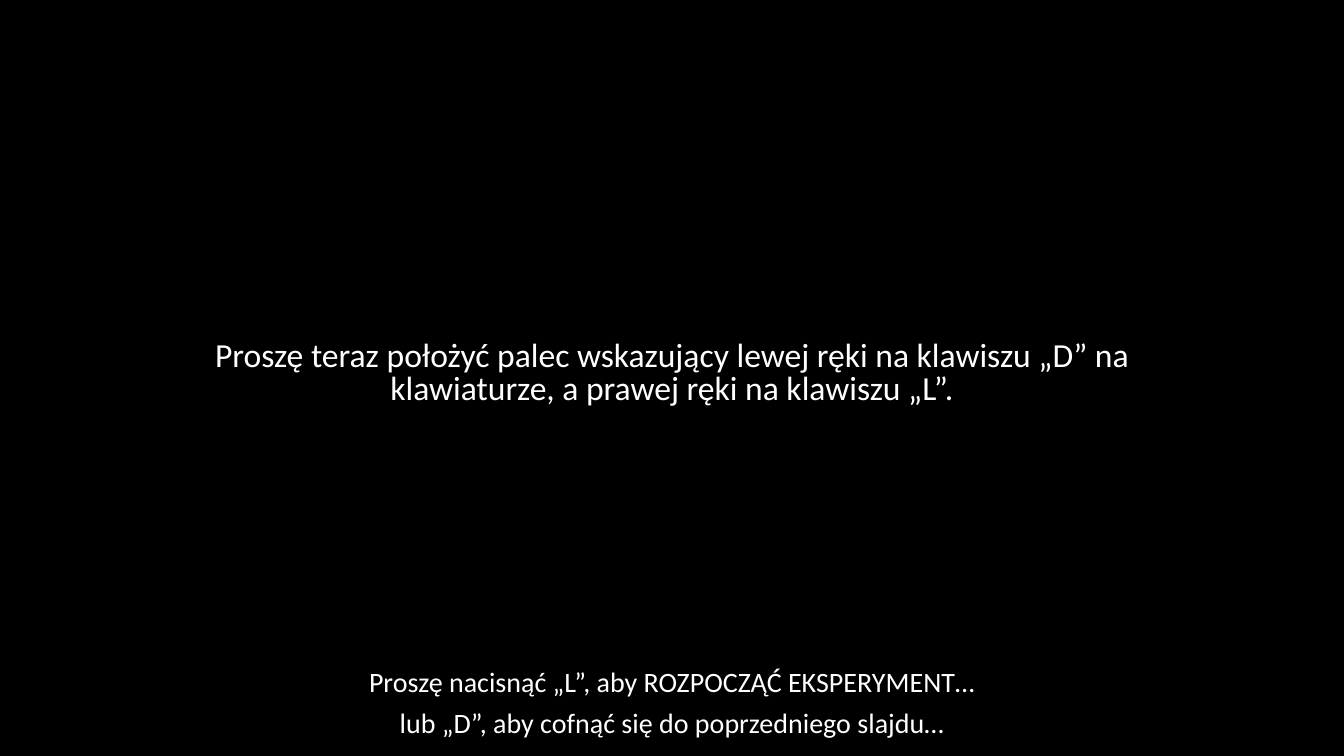
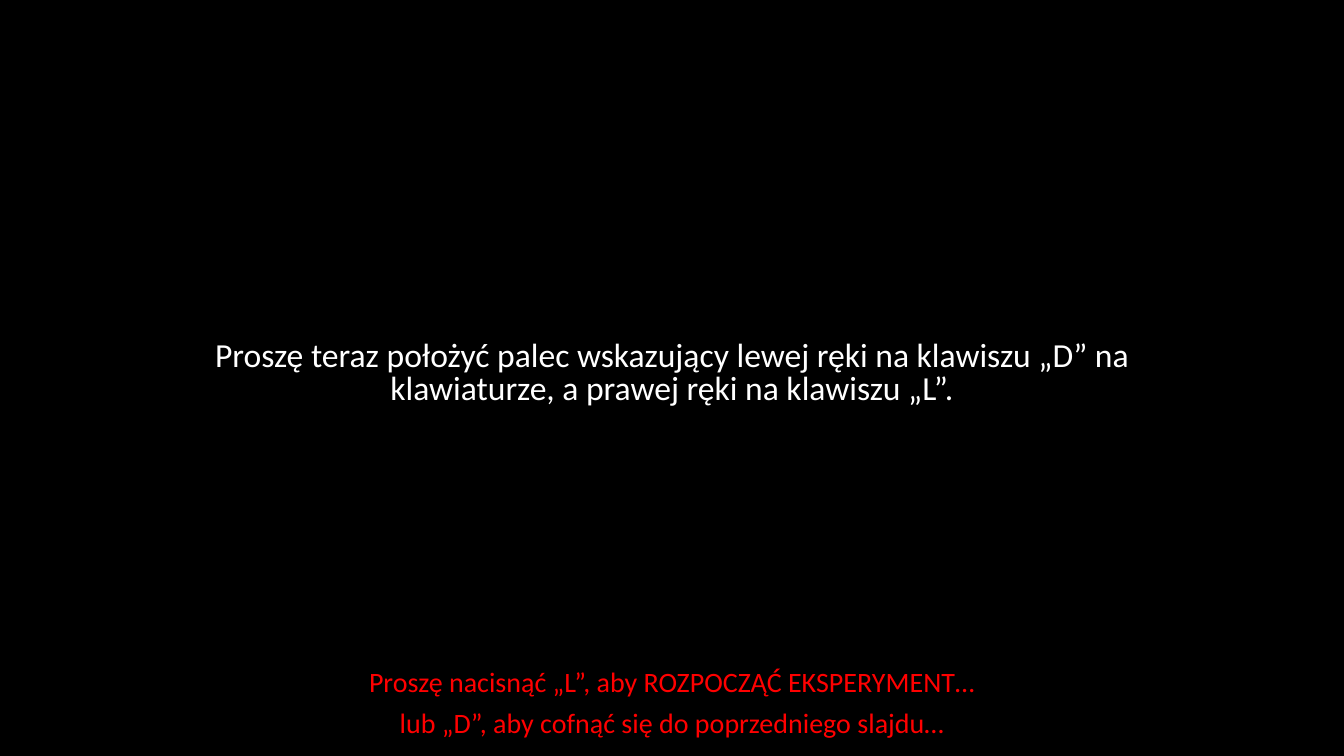
Before and after one commit to mmagnuski/senofag, a slide deck: slide 17 of EPRIME procedura png/Slajdy_proc1.pptx (slide 16 before the commit). Drawn at 1344x756 pixels with LibreOffice and Linux fonts; fonts in the diff are those of the drawing. Boxes give left, top, right and bottom in pixels: in the first picture for what was removed or moved away, otherwise in the second. Text is boxed around its words. In the diff, an @@ line names an element or a change of style, - is before the commit and + after.

```diff
--- a/EPRIME procedura png/Slajdy_proc1.pptx
+++ b/EPRIME procedura png/Slajdy_proc1.pptx
@@ text "Proszę nacisnąć „L”, aby ROZPOCZĄĆ ..." at [369,669,974,738]: text colour #FFFFFF to #FF0000 @@
```
Also in this commit, not shown: 5 other slides changed, 1 slide added, 9 other files.
